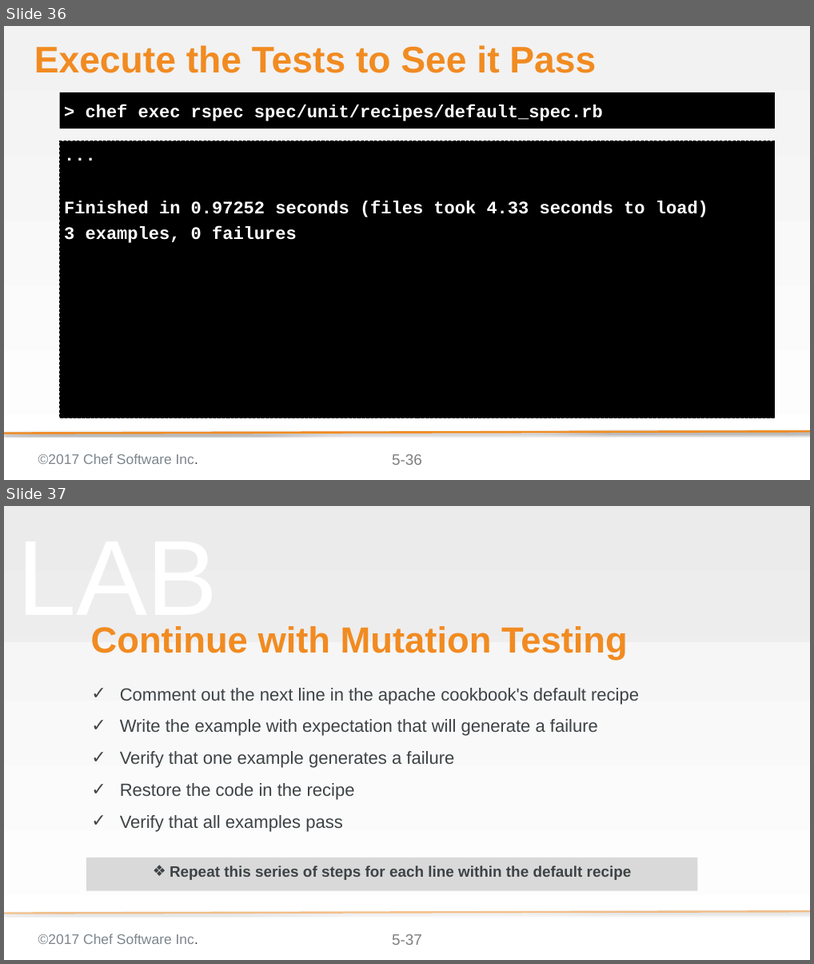
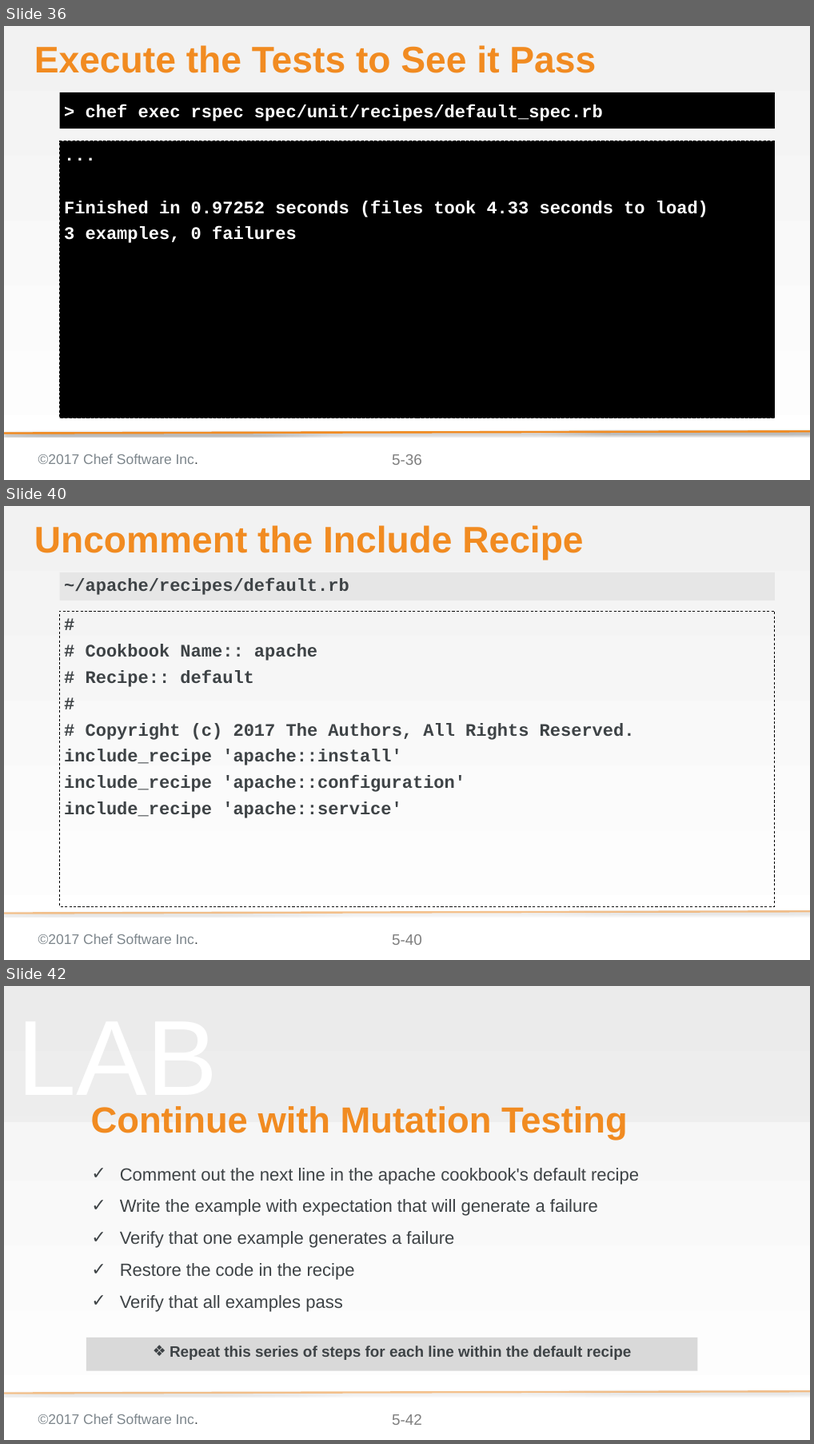
Before and after one commit to ericheiser/chef-intermediate, a slide deck: 05-faster_feedback_with_unit_testing.pptx. Shown one above the other, each under a label of ours: slides 36 and 37 before the commit, slides 36, 40 and 42 after it; the slides between them are not shown. The pictures are 814x964 and 814x1444 pixels, drawn with LibreOffice and Linux fonts; fonts in the diff are those of the drawing; background and template pictures are left out. Boxes give left, top, right and bottom in pixels: in the first picture for what was removed or moved away, otherwise in the second. Text is boxed around its words. In the diff, an @@ line names an element or a change of style, - is before the commit and + after.

```diff
--- a/05-faster_feedback_with_unit_testing.pptx
+++ b/05-faster_feedback_with_unit_testing.pptx
@@ slide 40 added at (4, 506, 810, 960), background gradient #F2F2F2 to #FFFFFF; not listed: 3 template elements that a slide beside it also shows @@
@@ title added at (34, 525, 583, 560), 58.7 pt, text #F18B21, bold @@
+Uncomment the Include Recipe
@@ text added at (60, 572, 775, 600), fill #D9D9D9 at 50% opacity, 28 pt, text #3E4346, bold @@
+~/apache/recipes/default.rb
@@ text added at (60, 611, 775, 906), outline #000000 1 pt dashed, 28 pt, text #3E4346, bold @@
+#
+# Cookbook Name:: apache
+# Recipe:: default
+#
+# Copyright (c) 2017 The Authors, All Rights Reserved.
+include_recipe 'apache::install'
+include_recipe 'apache::configuration'
+include_recipe 'apache::service'
@@ what was slide 37 is now slide 42 @@
@@ page number at (392, 1414, 422, 1424): text changed @@
-5-37
+5-42
```
Also in this commit, not shown: 2 slides changed, 4 other slides added, 2 other files.
